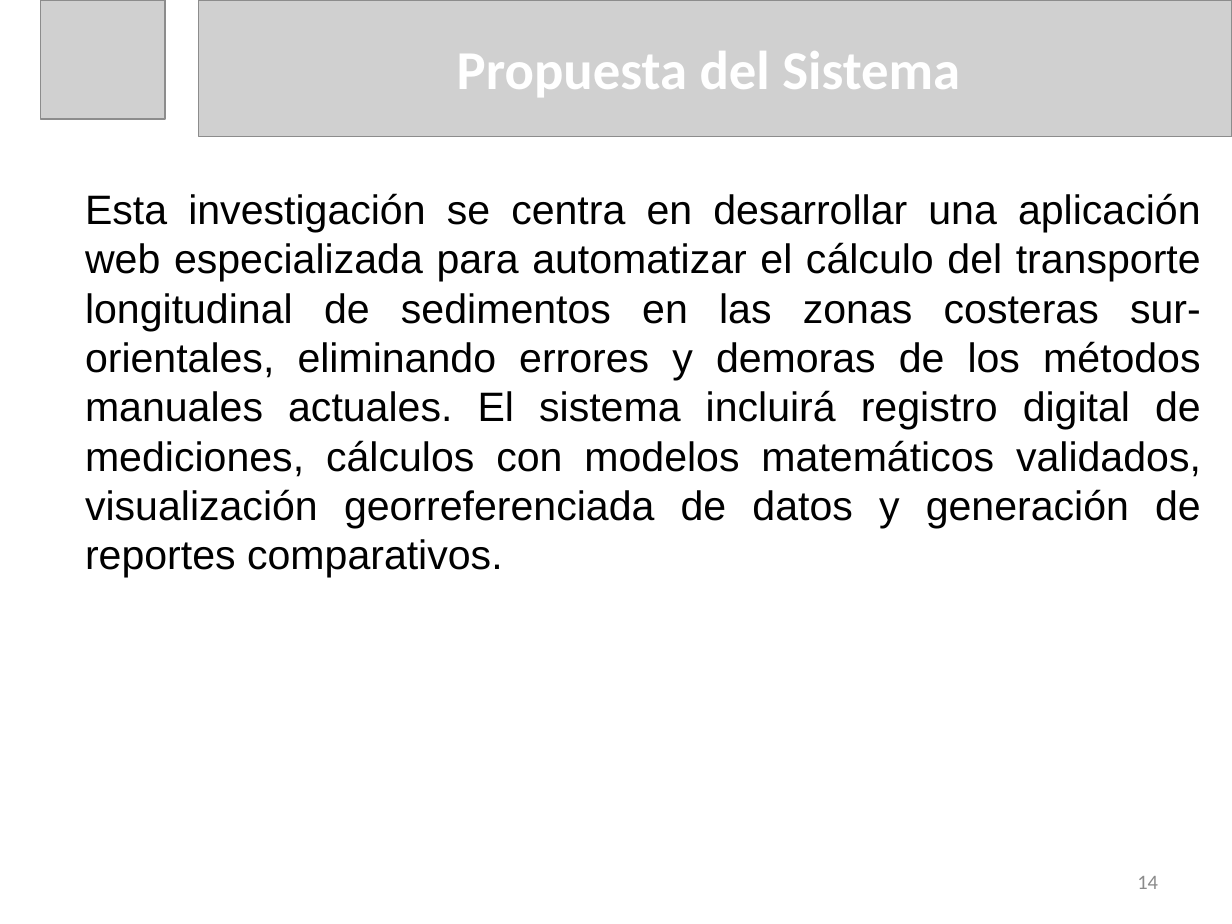
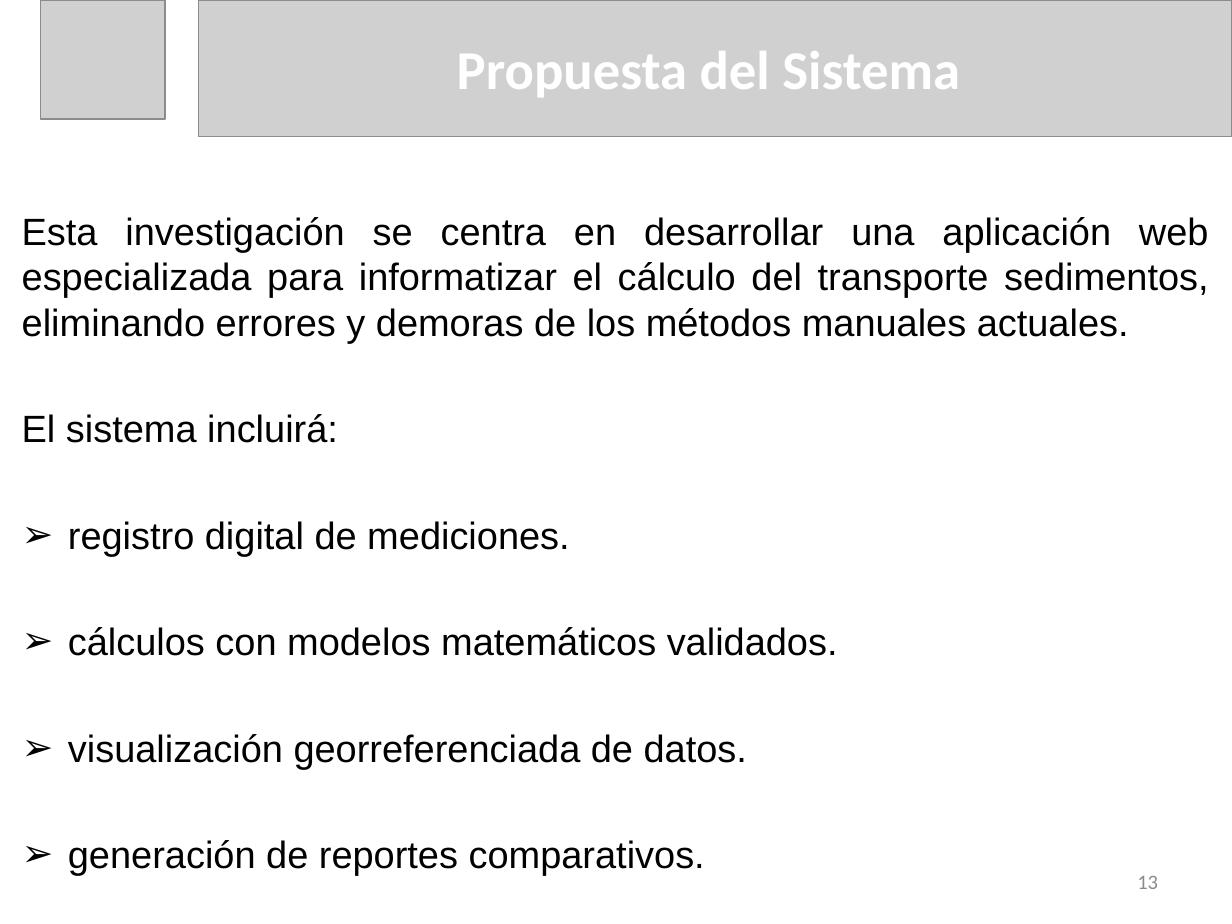
Before and after one commit to dariel-cabrera/MoreCoasts, a slide deck: slide 13 of DOC/Presentacion de Tesis Dariel Cabrera Lopez.pptx (slide 14 before the commit). Drawn at 1232x924 pixels with LibreOffice and Linux fonts; fonts in the diff are those of the drawing; grey boxes stand for pictures. Boxes give left, top, right and bottom in pixels: in the first picture for what was removed or moved away, otherwise in the second. Text is boxed around its words. In the diff, an @@ line names an element or a change of style, - is before the commit and + after.

```diff
--- a/DOC/Presentacion de Tesis Dariel Cabrera Lopez.pptx
+++ b/DOC/Presentacion de Tesis Dariel Cabrera Lopez.pptx
@@ text at [22,217,1209,769]: text changed; size 24 to 22.2 pt @@
-Esta investigación se centra en desarrollar una aplicación web especializada para automatizar el cálculo del transporte longitudinal de sedimentos en las zonas costeras sur-orientales, eliminando errores y demoras de los métodos manuales actuales. El sistema incluirá registro digital de mediciones, cálculos con modelos matemáticos validados, visualización georreferenciada de datos y generación de reportes comparativos.
+Esta investigación se centra en desarrollar una aplicación web especializada para informatizar el cálculo del transporte sedimentos, eliminando errores y demoras de los métodos manuales actuales.
+El sistema incluirá:
+➢ registro digital de mediciones.
+➢ cálculos con modelos matemáticos validados.
+➢ visualización georreferenciada de datos.
+➢ generación de reportes comparativos.
@@ page number at [1137,876,1158,889]: text changed @@
-14
+13
```
Also in this commit, not shown: 3 other slides changed, 6 slides added, 7 slides removed, 12 other files.
